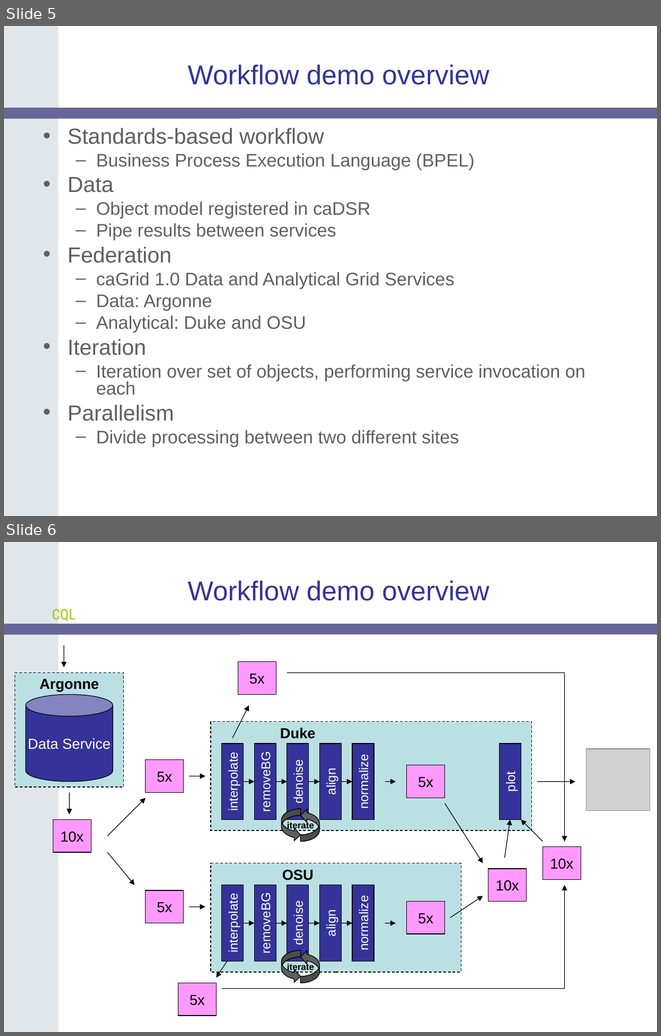
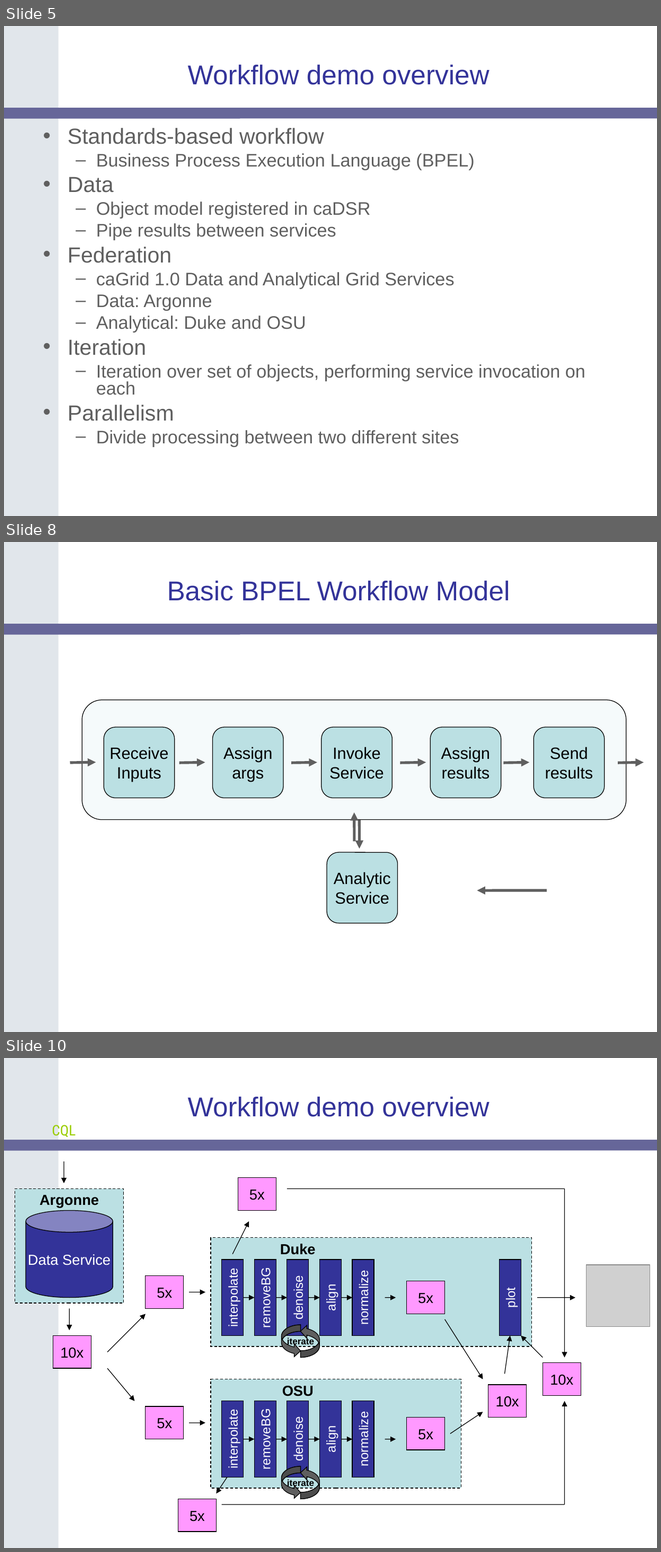
Before and after one commit to NCIP/cagrid-docs, a slide deck: presentations/200604_AnnualMeeting/caGrid-1.0-Demo.ppt. Shown one above the other, each under a label of ours: slides 5 and 6 before the commit, slides 5, 8 and 10 after it; the slides between them are not shown. The pictures are 661x1036 and 661x1552 pixels, drawn with LibreOffice and Linux fonts; fonts in the diff are those of the drawing; grey boxes stand for pictures; background and template pictures are left out. Boxes give left, top, right and bottom in pixels: in the first picture for what was removed or moved away, otherwise in the second. Text is boxed around its words. In the diff, an @@ line names an element or a change of style, - is before the commit and + after.

Commit message:
Added visual slides for workflow Demo introduction.

```diff
--- a/presentations/200604_AnnualMeeting/caGrid-1.0-Demo.ppt
+++ b/presentations/200604_AnnualMeeting/caGrid-1.0-Demo.ppt
@@ slide 8 added at (x1=4, y1=542, x2=657, y2=1032), background #FFFFFF; not listed: 2 template elements that a slide beside it also shows @@
@@ title added at (x1=167, y1=581, x2=510, y2=601), 30 pt, text #333399 @@
+Basic BPEL Workflow Model
@@ rounded rectangle added at (x1=82, y1=700, x2=626, y2=820), fill #BBE0E3 at 14% opacity, outline #000000 0.74 pt @@
@@ rounded rectangle added at (x1=104, y1=727, x2=175, y2=797), fill #BBE0E3, outline #000000 0.74 pt, 18 pt, text #000000 @@
+Receive
+Inputs
@@ rounded rectangle added at (x1=212, y1=727, x2=283, y2=797), fill #BBE0E3, outline #000000 0.74 pt, 18 pt, text #000000 @@
+Assign
+args
@@ rounded rectangle added at (x1=321, y1=727, x2=392, y2=797), fill #BBE0E3, outline #000000 0.74 pt, 18 pt, text #000000 @@
+Invoke
+Service
@@ rounded rectangle added at (x1=430, y1=727, x2=501, y2=797), fill #BBE0E3, outline #000000 0.74 pt, 18 pt, text #000000 @@
+Assign
+results
@@ rounded rectangle added at (x1=533, y1=727, x2=604, y2=797), fill #BBE0E3, outline #000000 0.74 pt, 18 pt, text #000000 @@
+Send
+results
@@ arrow added from (70, 762) to (96, 762), #5F5F5F 3 pt @@
@@ arrow added from (179, 762) to (205, 762), #5F5F5F 3 pt @@
@@ arrow added from (291, 762) to (317, 762), #5F5F5F 3 pt @@
@@ arrow added from (400, 762) to (426, 762), #5F5F5F 3 pt @@
@@ arrow added from (503, 762) to (530, 762), #5F5F5F 3 pt @@
@@ arrow added from (618, 762) to (644, 762), #5F5F5F 3 pt @@
@@ arrow added from (354, 841) to (354, 812), #5F5F5F 3 pt @@
@@ arrow added from (359, 820) to (359, 848), #5F5F5F 3 pt @@
@@ rounded rectangle added at (x1=327, y1=852, x2=397, y2=923), fill #BBE0E3, outline #000000 0.74 pt, 18 pt, text #000000 @@
+Analytic
+Service
@@ arrow added from (547, 890) to (477, 890), #5F5F5F 3 pt @@
@@ what was slide 6 is now slide 10 @@
```
Also in this commit, not shown: 3 other slides added.
